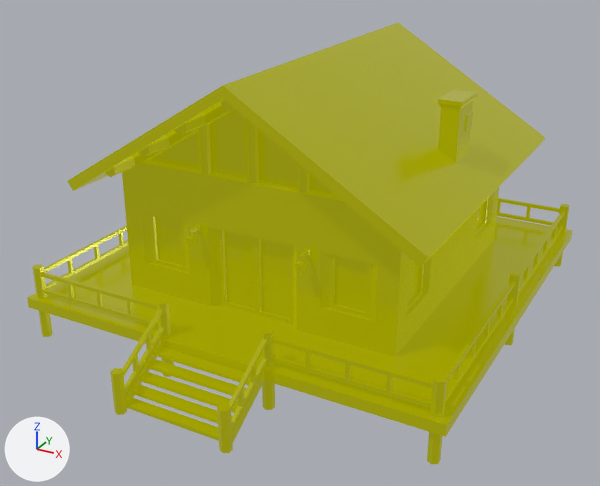
A saved change to the glTF model public/models/building-cabin-big.glb.
Both versions are drawn from a 50 mm lens placed at (10.27, -20.14, 11.69), pointed at (0.04, -1.54, 2.39). Lighting does not change. The marker at lower left points along +X, +Y and +Z. Where no turn or scale is listed for an object, it has been applied to the vertices.

In view in the first picture: 'building-cabin-big'.
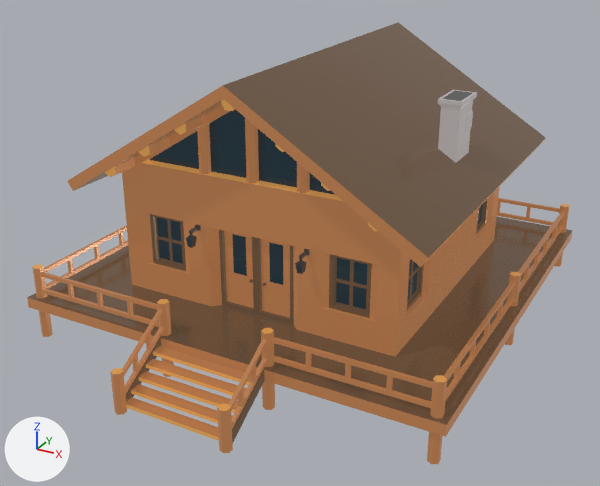
The edits, one by one:
Picture 'base' (img_base) is new.
Material 'LOWPOLY-COLORS.001' (mat_lowpoly_colors_001) is new.
Uses the picture img_base.
me_building_cabin_big has 1450 vertices, 2740 faces and spans x -6.0..6.0, y -7.77..6.0, z 0.0..7.5.
me_building_cabin_big no longer uses material mat_lowpoly_colors.
me_building_cabin_big now uses material mat_lowpoly_colors_001.

Location of each change, (x1, y1, x2, y2) in pixels of the pictures (600 x 486 px):
'building-cabin-big', recoloured (yellow to brown): (27, 22, 573, 464) in both
